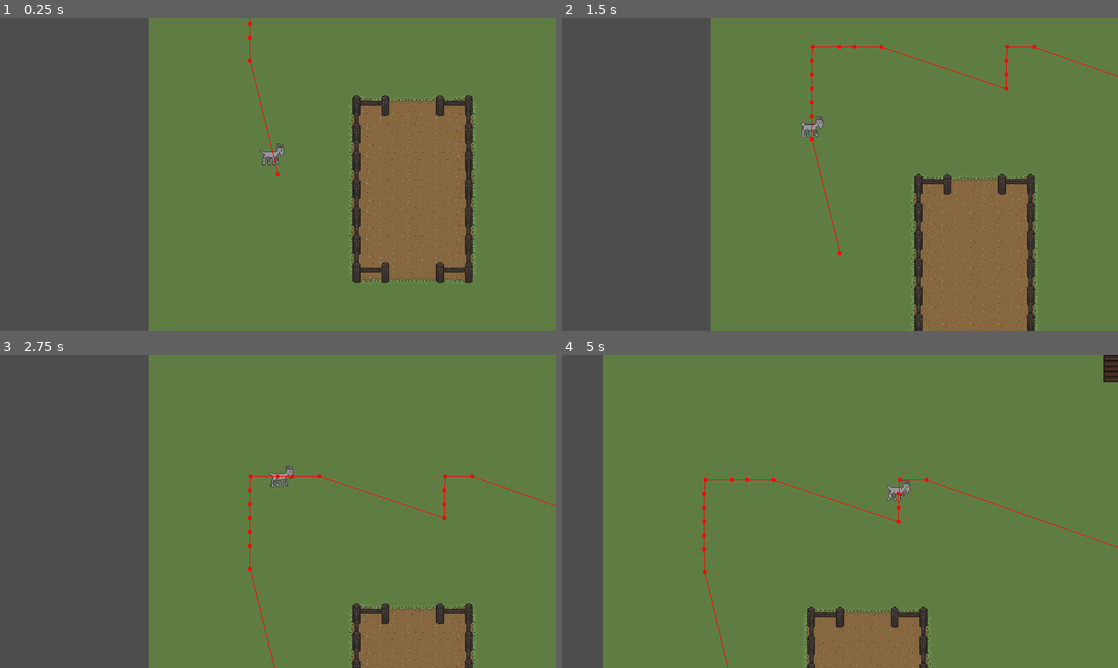
Above: before the commit, frames 1-4 (two rows, left to right).
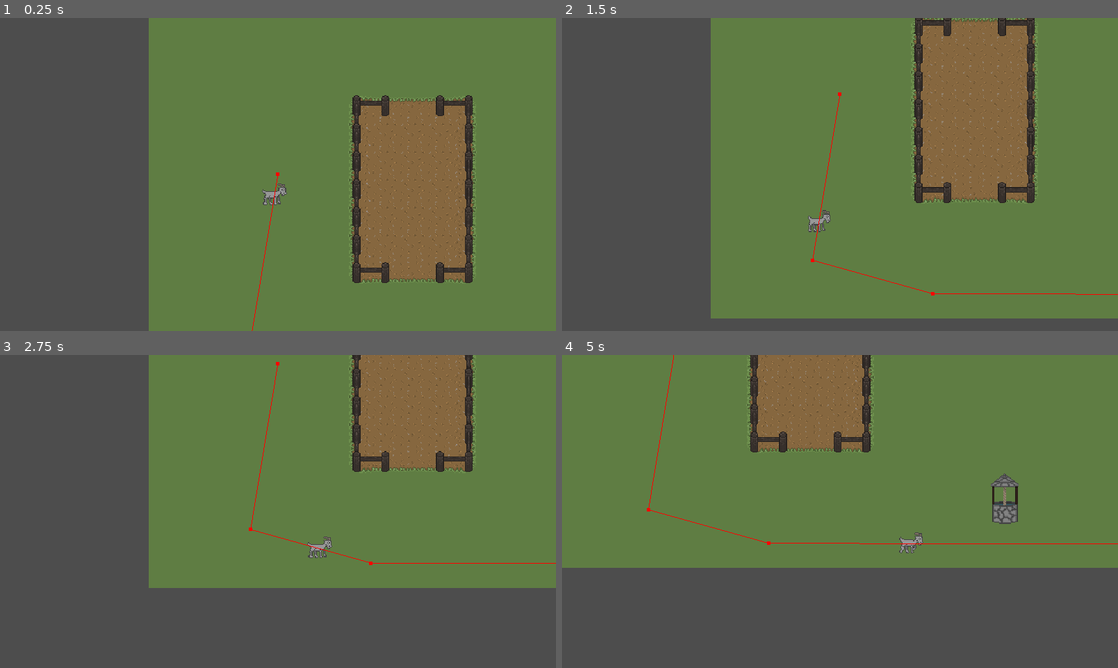
Above: after the commit, the same moments.

Repository: Random7-JF/PirateJam
Game: Godot game, scene res://scenes/world/world.tscn
The game is run twice, just before and just after one commit, with the same random seed, the same clock (stepped at 60 frames per second) and the same inputs.
Inputs:
- Up to frame 1 (0.25 s): no input
- Up to frame 2 (1.5 s): no input
- Up to frame 3 (2.75 s): no input
- Up to frame 4 (5 s): no input

The runs differ from the first frame. In frame 1, 0.4% of the frame differs, in the area x 44-52%, y 0-100%; in frame 2, 24%; in frame 3, 27%; in frame 4, 43%, in the area x 0-100%, y 0-100%.

Commit message:
swaying weeds

Diff:
--- a/harvest-havoc/resources/world/world-tileset.tres
+++ b/harvest-havoc/resources/world/world-tileset.tres
@@ -1,7 +1,8 @@
-[gd_resource type="TileSet" load_steps=29 format=3 uid="uid://bvgohau7pqfup"]
+[gd_resource type="TileSet" load_steps=31 format=3 uid="uid://bvgohau7pqfup"]
 
 [ext_resource type="Texture2D" uid="uid://cn4t64kwwuofi" path="res://assets/spritesheets/top_down_sprites.png" id="1_bgs7g"]
 [ext_resource type="Texture2D" uid="uid://dp2ka6f3fp86f" path="res://assets/spritesheets/store.png" id="2_14ln0"]
+[ext_resource type="Texture2D" uid="uid://bf3wxe5875xoj" path="res://assets/spritesheets/Swaying weeds.png" id="3_v77gc"]
 
 [sub_resource type="NavigationPolygon" id="NavigationPolygon_c78oe"]
 vertices = PackedVector2Array(16, 16, -16, 16, -16, -16, 16, -16)
@@ -779,6 +780,37 @@
 7:7/0/physics_layer_0/linear_velocity = Vector2(0, 0)
 7:7/0/physics_layer_0/angular_velocity = 0.0
 
+[sub_resource type="TileSetAtlasSource" id="TileSetAtlasSource_eeban"]
+texture = ExtResource("3_v77gc")
+texture_region_size = Vector2i(32, 32)
+0:0/0 = 0
+0:0/0/physics_layer_0/linear_velocity = Vector2(0, 0)
+0:0/0/physics_layer_0/angular_velocity = 0.0
+1:0/0 = 0
+1:0/0/physics_layer_0/linear_velocity = Vector2(0, 0)
+1:0/0/physics_layer_0/angular_velocity = 0.0
+2:0/0 = 0
+2:0/0/physics_layer_0/linear_velocity = Vector2(0, 0)
+2:0/0/physics_layer_0/angular_velocity = 0.0
+0:1/0 = 0
+0:1/0/physics_layer_0/linear_velocity = Vector2(0, 0)
+0:1/0/physics_layer_0/angular_velocity = 0.0
+1:1/0 = 0
+1:1/0/physics_layer_0/linear_velocity = Vector2(0, 0)
+1:1/0/physics_layer_0/angular_velocity = 0.0
+2:1/0 = 0
+2:1/0/physics_layer_0/linear_velocity = Vector2(0, 0)
+2:1/0/physics_layer_0/angular_velocity = 0.0
+0:2/0 = 0
+0:2/0/physics_layer_0/linear_velocity = Vector2(0, 0)
+0:2/0/physics_layer_0/angular_velocity = 0.0
+1:2/0 = 0
+1:2/0/physics_layer_0/linear_velocity = Vector2(0, 0)
+1:2/0/physics_layer_0/angular_velocity = 0.0
+2:2/0 = 0
+2:2/0/physics_layer_0/linear_velocity = Vector2(0, 0)
+2:2/0/physics_layer_0/angular_velocity = 0.0
+
 [resource]
 tile_size = Vector2i(32, 32)
 physics_layer_0/collision_layer = 1
@@ -786,3 +818,4 @@
 navigation_layer_0/layers = 1
 sources/0 = SubResource("TileSetAtlasSource_0uq5k")
 sources/1 = SubResource("TileSetAtlasSource_tg3ff")
+sources/2 = SubResource("TileSetAtlasSource_eeban")
--- a/harvest-havoc/scenes/world/world.tscn
+++ b/harvest-havoc/scenes/world/world.tscn
@@ -29,7 +29,6 @@
 
 [node name="Goat" parent="." instance=ExtResource("3_jb4ie")]
 position = Vector2(149, 382)
-dest = Vector2(750, 400)
 
 [node name="Camera2D" type="Camera2D" parent="Goat"]
 process_callback = 0
Binary file added: harvest-havoc/assets/spritesheets/Swaying weeds.png
Not shown, added: harvest-havoc/assets/spritesheets/Swaying weeds.png.import
